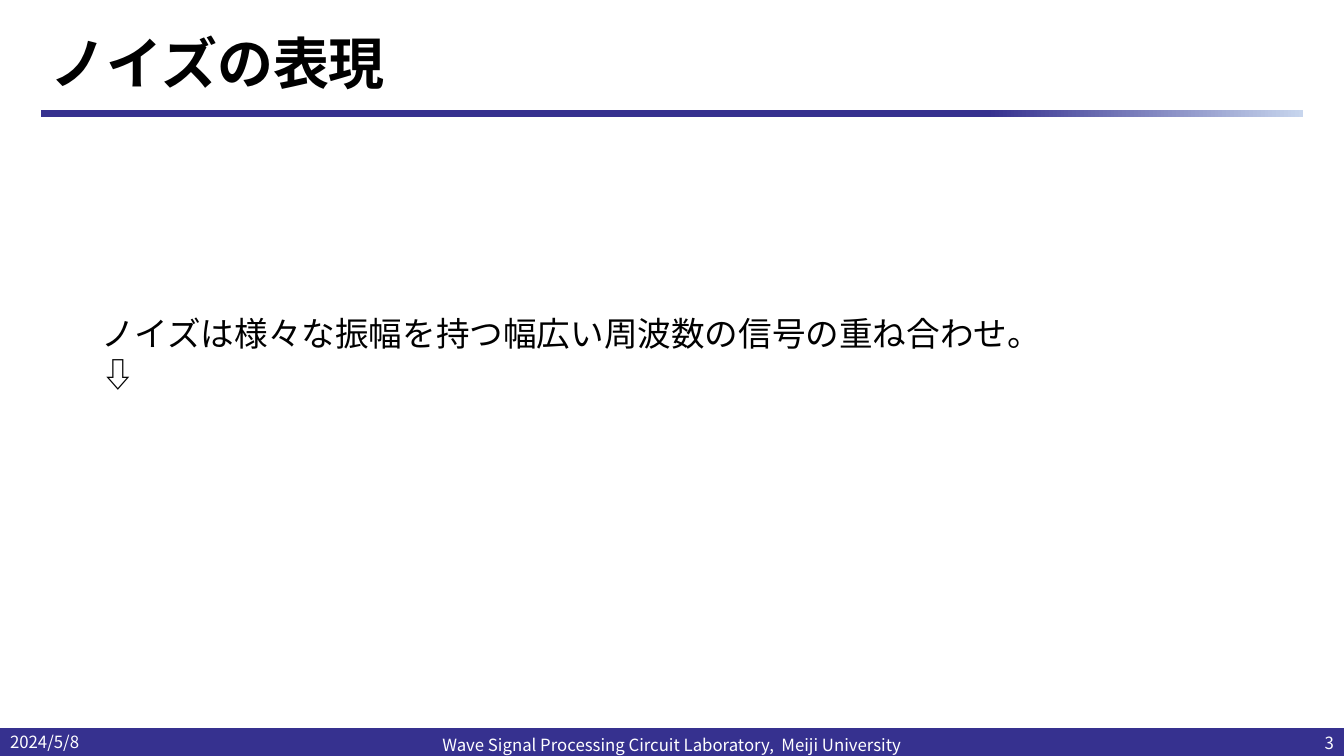
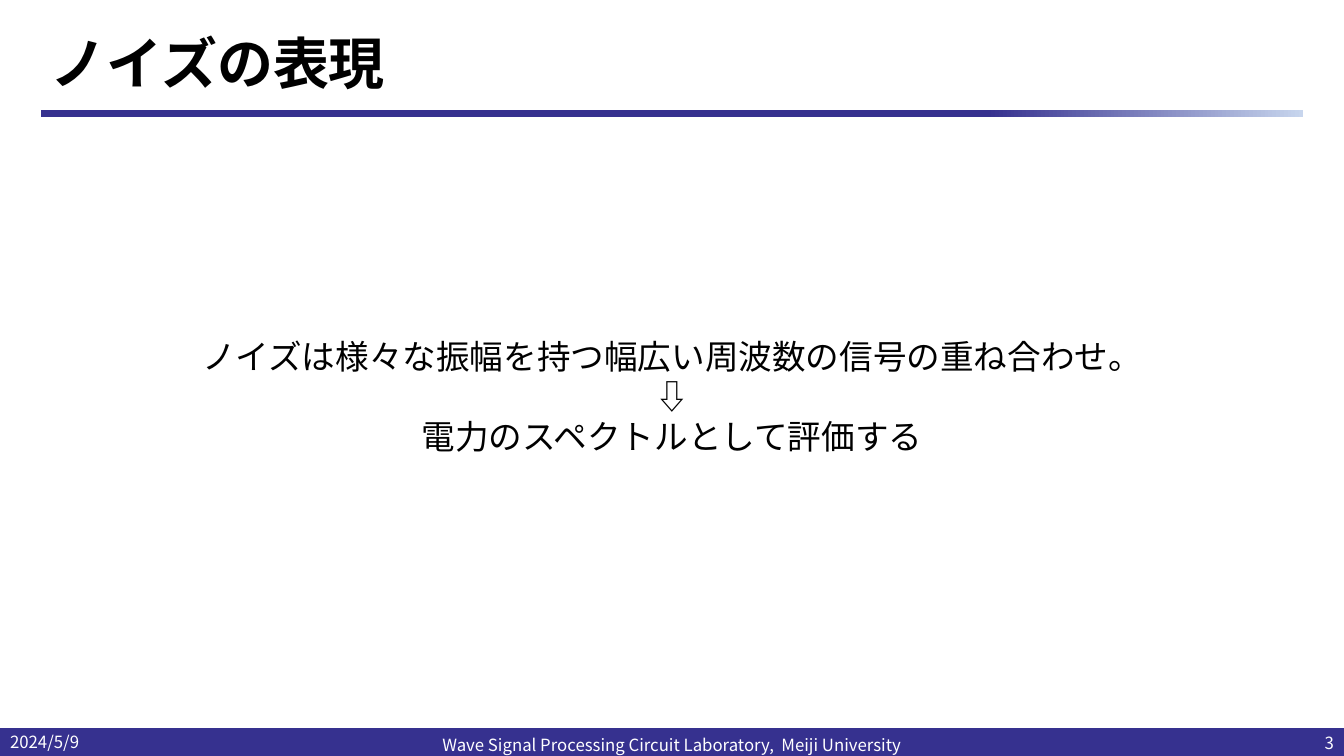
Before and after one commit to kjm-desktop10400/reserch, a slide deck: slide 3 of IHP_2024/ノイズについて.pptx. Drawn at 1344x756 pixels with LibreOffice and Linux fonts; fonts in the diff are those of the drawing; background and template pictures are left out. Boxes give left, top, right and bottom in pixels: in the first picture for what was removed or moved away, otherwise in the second. Text is boxed around its words. In the diff, an @@ line names an element or a change of style, - is before the commit and + after.

```diff
--- a/IHP_2024/ノイズについて.pptx
+++ b/IHP_2024/ノイズについて.pptx
@@ text "ノイズは様々な振幅を持つ幅広い周波数の信号の重ね合わせ。": place and size @@
-text "ノイズは様々な振幅を持つ幅広い周波数の信号の重ね合わせ。" at (101, 317, 1041, 349)
+text "ノイズは様々な振幅を持つ幅広い周波数の信号の重ね合わせ。" at (202, 340, 1142, 452)
@@ text at (202, 340, 1142, 372): alignment left to centre @@
@@ text at (422, 421, 923, 452): paragraph added @@
+電力のスペクトルとして評価する
@@ text at (10, 734, 79, 751): text changed @@
-2024/5/8
+2024/5/9
```
Also in this commit, not shown: 3 other slides changed, 1 slide added, 4 other files.
